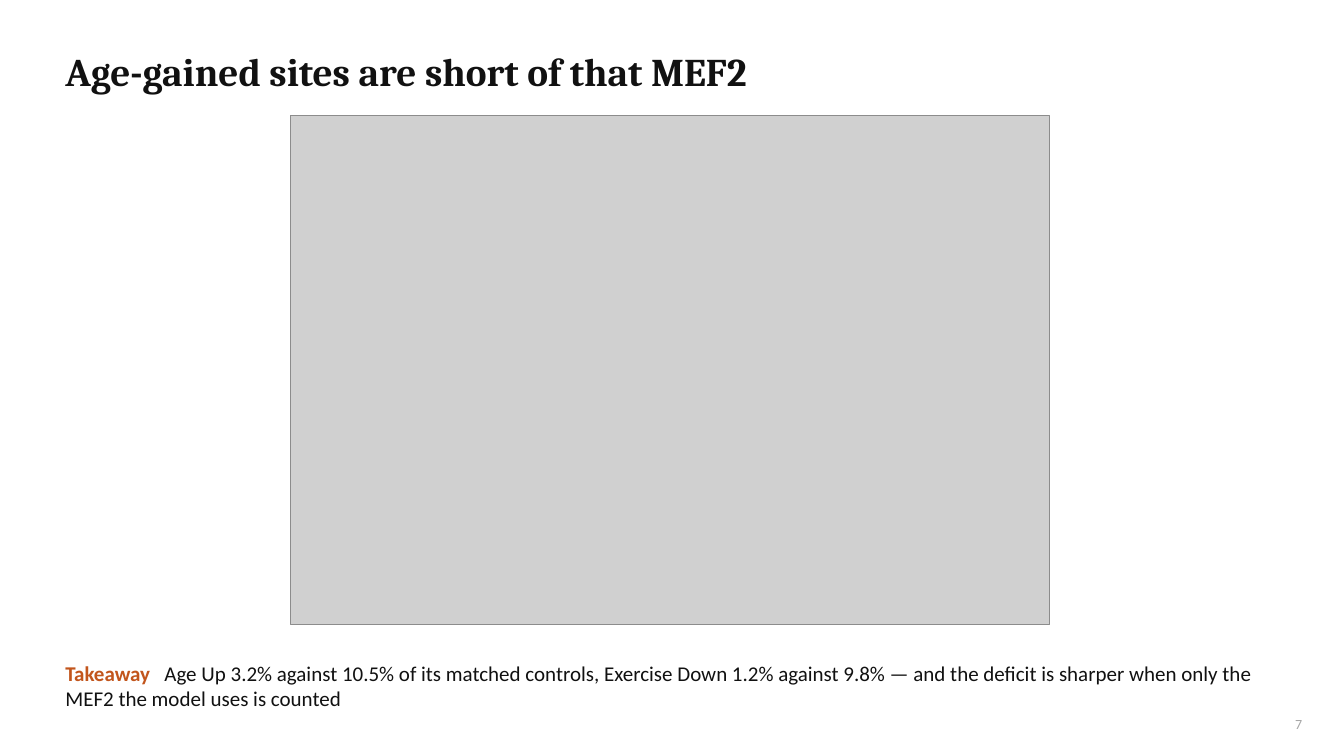
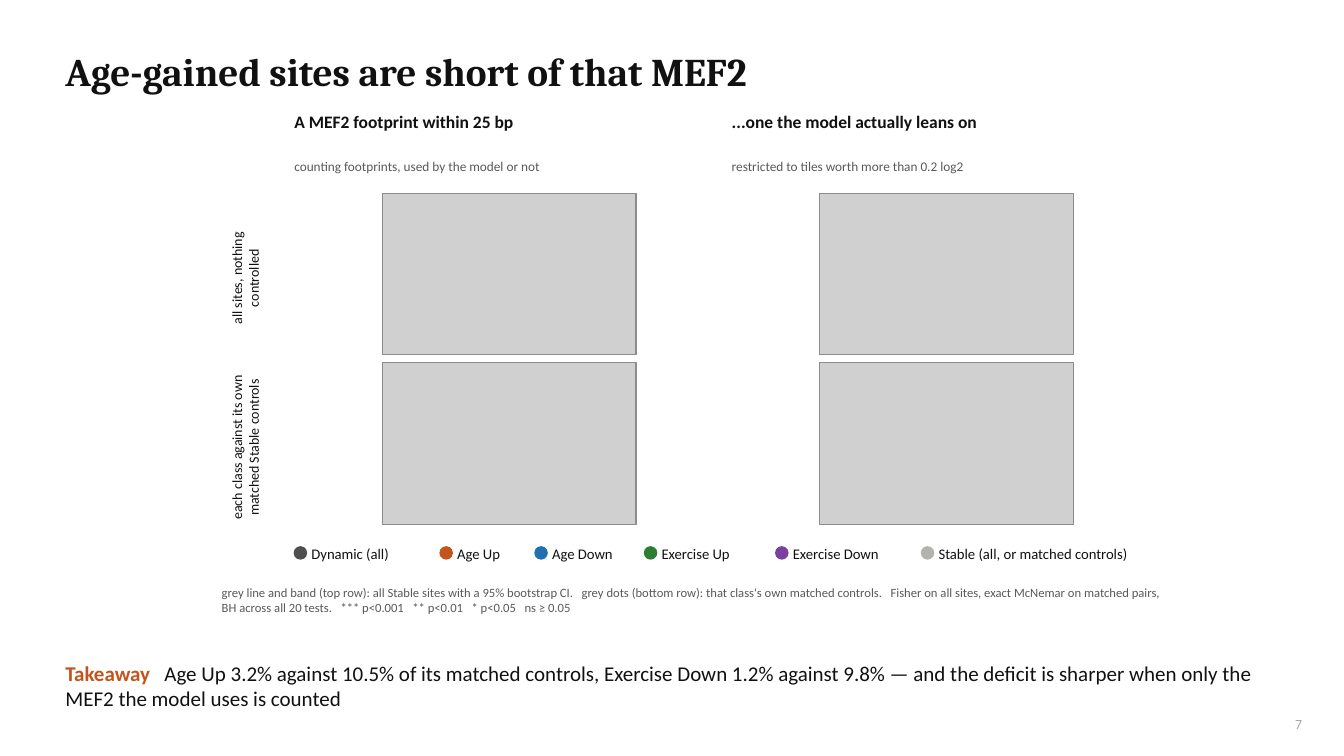
Before and after one commit to cytokine4242/Alpha_Genome_Ap1, a slide deck: slide 7 of Analysis/AP1_AlphaGenome_results.pptx. Drawn at 1344x756 pixels with LibreOffice and Linux fonts; fonts in the diff are those of the drawing; grey boxes stand for pictures. Boxes give left, top, right and bottom in pixels: in the first picture for what was removed or moved away, otherwise in the second. Text is boxed around its words. In the diff, an @@ line names an element or a change of style, - is before the commit and + after.

```diff
--- a/Analysis/AP1_AlphaGenome_results.pptx
+++ b/Analysis/AP1_AlphaGenome_results.pptx
@@ picture removed at (291,116,1051,625) @@
@@ text added at (294,115,514,131), 12.5 pt, text #111111, bold @@
+A MEF2 footprint within 25 bp
@@ text added at (732,115,977,131), 12.5 pt, text #111111, bold @@
+...one the model actually leans on
@@ text added at (294,162,539,174), 9.5 pt, text #595959 @@
+counting footprints, used by the model or not
@@ text added at (732,162,963,174), 9.5 pt, text #595959 @@
+restricted to tiles worth more than 0.2 log2
@@ picture added at (382,194,636,355) @@
@@ picture added at (820,194,1074,355) @@
@@ text added at (229,236,263,324), 10 pt, text #111111 @@
+all sites, nothing controlled
@@ text added at (229,377,263,519), 10 pt, text #111111 @@
+each class against its own matched Stable controls
@@ picture added at (382,363,636,524) @@
@@ picture added at (820,363,1074,524) @@
@@ ellipse added at (294,546,307,559), fill #4F4F4F, outline #4F4F4F 1 pt @@
@@ text added at (311,548,389,562), 10.5 pt, text #111111 @@
+Dynamic (all)
@@ ellipse added at (441,546,453,559), fill #C2551C, outline #C2551C 1 pt @@
@@ text added at (457,549,500,562), 10.5 pt, text #111111 @@
+Age Up
@@ ellipse added at (535,546,547,559), fill #1F6FB2, outline #1F6FB2 1 pt @@
@@ text added at (552,549,613,562), 10.5 pt, text #111111 @@
+Age Down
@@ ellipse added at (644,546,656,559), fill #2E7D32, outline #2E7D32 1 pt @@
@@ text added at (662,549,730,562), 10.5 pt, text #111111 @@
+Exercise Up
@@ ellipse added at (776,546,788,559), fill #7B3FA0, outline #7B3FA0 1 pt @@
@@ text added at (793,549,879,559), 10.5 pt, text #111111 @@
+Exercise Down
@@ ellipse added at (922,546,934,559), fill #B3B2AE, outline #B3B2AE 1 pt @@
@@ text added at (939,548,1127,561), 10.5 pt, text #111111 @@
+Stable (all, or matched controls)
@@ text added at (222,588,1160,614), 9 pt, text #595959 @@
+grey line and band (top row): all Stable sites with a 95% bootstrap CI. grey dots (bottom row): that class's own matched controls. Fisher on all sites, exact McNemar on matched pairs, BH across all 20 tests. *** p<0.001 ** p<0.01 * p<0.05 ns ≥ 0.05
```
Also in this commit, not shown: 7 other slides changed, 45 other files.
